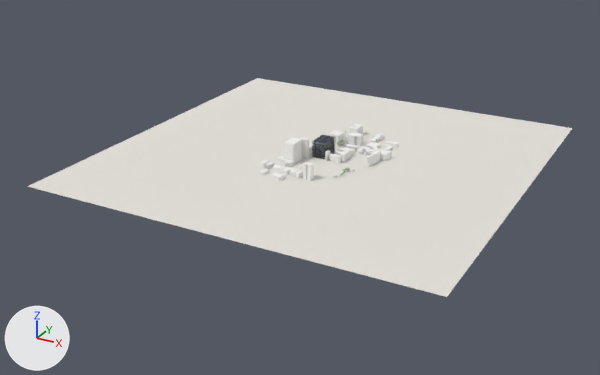
An edit to the Blender file blender/bloque20.blend, drawn before and after from the same camera.
Camera for both pictures: a 50 mm camera at (792.0, -1550.0, 682.0) aimed at (-28.0, -60.0, -63.0). The lights are fixed; the arrows at lower left show +X, +Y and +Z. The first picture is the older version.

The first picture shows 'Copas', 'Edificios entorno', 'Suelo' and 5 more.
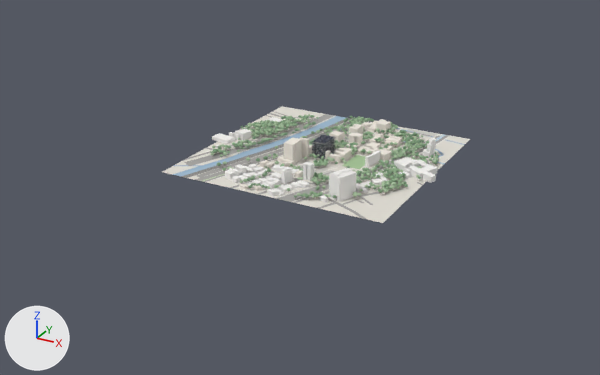
Changed parts and their boxes [x1, y1, x2, y2] in the pictures (600 x 375 px; the box of a moved part takes in the faces that stretch with it):
'Suelo', reshaped (44% narrower, 46% shorter): before [27, 78, 573, 297]; after [163, 106, 470, 223]
'Edificios ciudad', added: after [212, 117, 437, 203]
'Copas 1', added: after [211, 114, 439, 198]
'Copas 2', added: after [210, 115, 438, 197]
'Copas 3', added: after [213, 115, 438, 198]
'Copas', deleted: before [265, 131, 374, 178]
part 1 of me_edificios_entorno, moved or reshaped (not visible afterwards): before [259, 169, 270, 175]
part 2 of me_edificios_entorno, added: after [379, 119, 391, 134]
part 3 of me_edificios_entorno, added: after [254, 185, 263, 191]
part 4 of me_edificios_entorno, added: after [368, 124, 376, 132]
part 5 of me_edificios_entorno, added: after [239, 183, 249, 190]
part 6 of me_edificios_entorno, deleted: before [271, 151, 381, 181]
part 7 of me_edificios_entorno, added: after [386, 138, 408, 150]
part 8 of me_edificios_entorno, added: after [361, 122, 370, 131]
part 9 of me_edificios_entorno, recoloured: [260, 124, 398, 178] in both
part 10 of me_suelo, moved or reshaped: before [27, 126, 520, 297]; after [163, 141, 426, 223]
part 11 of me_suelo, moved or reshaped: before [169, 78, 573, 190]; after [234, 106, 470, 171]
part 12 of me_suelo, moved or reshaped: before [157, 120, 313, 157]; after [228, 135, 313, 157]
part 13 of me_suelo, moved or reshaped: before [334, 153, 526, 198]; after [334, 153, 413, 177]
part 14 of me_suelo, recoloured (white to grey): before [27, 78, 573, 297]; after [163, 106, 470, 223]

What changed in the scene script:
```text
Add mat_suelo_osm:
    mat_suelo_osm = principled_material('Suelo OSM')
    mat_suelo_osm.texture = img_suelo_png
    mat_suelo_osm.roughness = 0.95
Add mat_maqueta_campus:
    mat_maqueta_campus = principled_material('Maqueta campus')
    mat_maqueta_campus.base_color = (0.863, 0.815, 0.738)  # white #efe9df
    mat_maqueta_campus.roughness = 0.9
Change me_edificios_entorno:
    remove me_edificios_entorno.from_pydata(...)  # 764 vertices, 474 faces; spans x -90.0..141.0, y -180.0..165.0, z 0.0..46.0
    add me_edificios_entorno.from_pydata(...)  # 858 vertices, 535 faces; spans x -90.0..162.0, y -251.0..252.0, z 0.0..46.0
    me_edificios_entorno part 1: the loose piece of 8 vertices spanning x -69.0..-51.0, y -168.0..-147.0, z 0.0..7.0 is turned -159.6 degrees about the z axis through its middle and scaled by 0.605, then moved by (182.0, 368.0, -1.0), in mat_maqueta_campus (white #efe9df)
    me_edificios_entorno part 2: a new loose piece of 26 vertices spanning x 41.0..69.0, y 189.0..223.0, z 0.0..24.0, in mat_maqueta_campus (white #efe9df)
    me_edificios_entorno part 3: a new loose piece of 20 vertices spanning x -35.0..-17.0, y -242.0..-229.0, z 0.0..7.0, in mat_maqueta_campus (white #efe9df)
    me_edificios_entorno part 4: a new loose piece of 18 vertices spanning x 22.0..40.0, y 189.0..223.0, z 0.0..9.0, in mat_maqueta_campus (white #efe9df)
    me_edificios_entorno part 5: a new loose piece of 18 vertices spanning x -68.0..-46.0, y -251.0..-235.0, z 0.0..6.0, in mat_maqueta_campus (white #efe9df)
    me_edificios_entorno part 6: 8 loose pieces with 114 vertices, spanning x -57.0..126.0, y -180.0..29.0, z 0.0..35.0, are deleted
    me_edificios_entorno part 7: 20 vertices added at x 96.0..157.0, y 107.0..136.0, z 0.0..12.0
    me_edificios_entorno part 8: 12 vertices added at x 3.0..19.0, y 191.0..210.0, z 0.0..14.0
    me_edificios_entorno part 9: 385 faces spanning x -90.0..141.0, y -144.0..165.0, z 0.0..46.0 switch from mat_maqueta_entorno (white #f4f3f0) to mat_maqueta_campus (white #efe9df)
    other edits to the shape of me_edificios_entorno do not show in these pictures
Change me_suelo:
    remove me_suelo.from_pydata(...)  # 32 vertices, 24 faces; spans x -450.0..450.0, y -450.0..450.0, z 0.0
    add me_suelo.from_pydata(...)  # 32 vertices, 24 faces; spans x -256.0..256.0, y -256.0..256.0, z 0.0
    me_suelo part 10: the loose piece of 8 vertices spanning x -450.0..450.0, y -450.0..-24.0, z 0.0 is scaled about its middle by (0.569, 0.545, 1), then moved by (0.0, 97.0, 0.0)
    me_suelo part 11: the loose piece of 8 vertices spanning x -450.0..450.0, y 24.0..450.0, z 0.0 is scaled about its middle by (0.569, 0.545, 1), then moved by (0.0, -97.0, 0.0)
    me_suelo part 12
    add for i in [16, 19, 20, 23]: me_suelo.vertices[i].co += Vector((194.0, 0.0, 0.0))
    me_suelo part 13
    add for i in [25, 26, 29, 30]: me_suelo.vertices[i].co += Vector((-194.0, 0.0, 0.0))
    me_suelo part 14: 24 faces spanning x -256.0..256.0, y -256.0..256.0, z 0.0 switch from mat_suelo (white #e6e3dc) to mat_suelo_osm (picture img_suelo_png)
Remove ob_copas:
    ob_copas = bpy.data.objects.new('Copas', me_copas)
Add ob_copas_3:
    ob_copas_3 = bpy.data.objects.new('Copas 3', me_copas_3)  # 12726 vertices, 24240 faces; spans x -249.0..247.0, y -249.0..255.0, z 2.0..15.0; in mat_copa_oscura (greyish green #7b9c79)
    ob_copas_3.location = (0.0, 0.0, 0.0)
Add ob_copas_2:
    ob_copas_2 = bpy.data.objects.new('Copas 2', me_copas_2)  # 14700 vertices, 28000 faces; spans x -243.0..244.0, y -231.0..252.0, z 2.0..15.0; in mat_copa_media (greyish green #8fb08a)
    ob_copas_2.location = (0.0, 0.0, 0.0)
Add ob_copas_1:
    ob_copas_1 = bpy.data.objects.new('Copas 1', me_copas_1)  # 14238 vertices, 27120 faces; spans x -243.0..245.0, y -242.0..251.0, z 2.0..15.0; in mat_copa_clara (greyish green #a9c2a0)
    ob_copas_1.location = (0.0, 0.0, 0.0)
Add ob_edificios_ciudad:
    ob_edificios_ciudad = bpy.data.objects.new('Edificios ciudad', me_edificios_ciudad)  # 1148 vertices, 798 faces; spans x -274.0..272.0, y -251.0..148.0, z 0.0..54.0; in mat_maqueta_ciudad (white #f5f4f1)
    ob_edificios_ciudad.location = (0.0, 0.0, 0.0)
```
